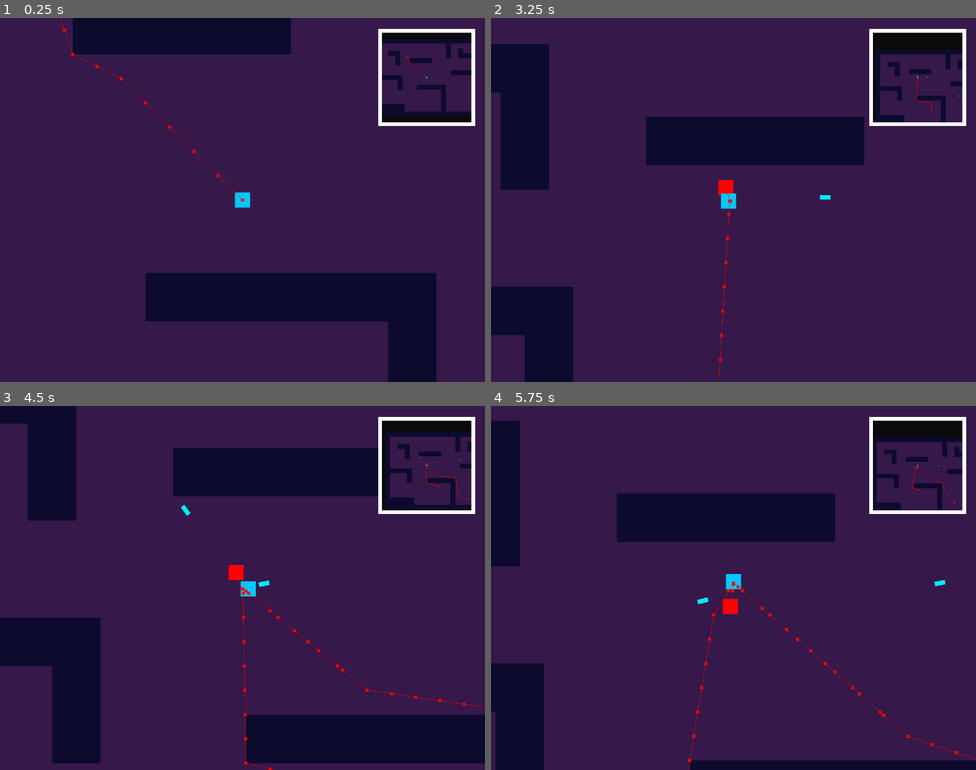
Above: before the commit, frames 1-4 (two rows, left to right).
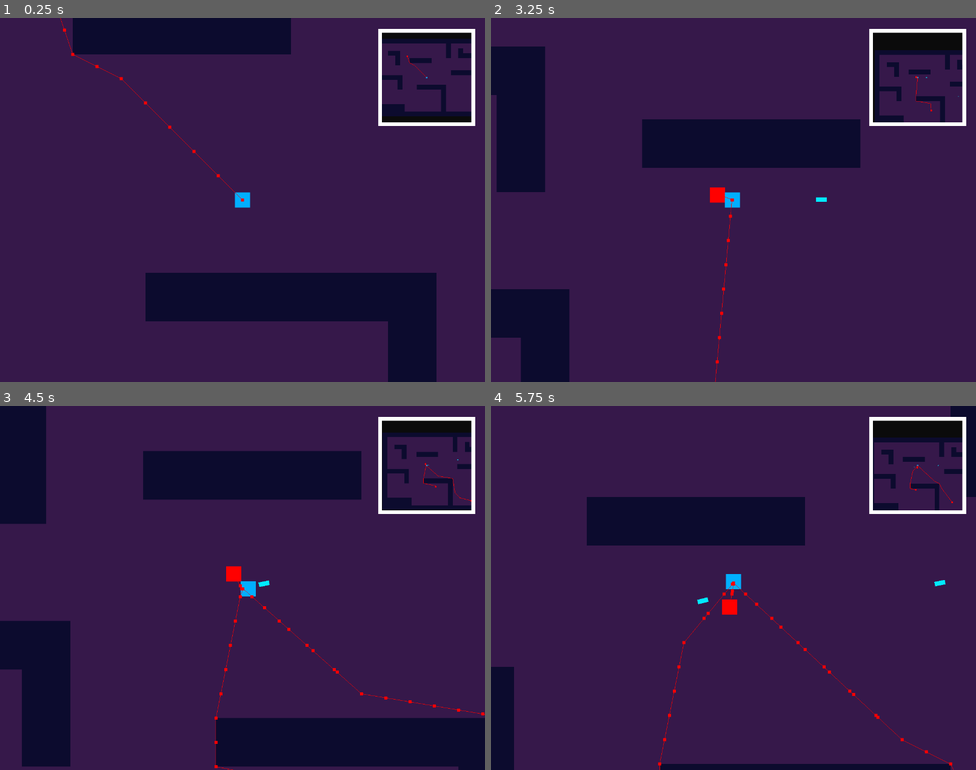
Above: after the commit, the same moments.

Repository: Chebrbober/Geometric-Bullet
Game: Godot game, scene res://stages/game/arena.tscn
The game is run twice, just before and just after one commit, with the same random seed, the same clock (stepped at 60 frames per second) and the same inputs.
Inputs (mouse positions are in pixels of both pictures, inside the frame that each line leads up to):
- Up to frame 1 (0.25 s): no input
- Up to frame 2 (3.25 s): tap Enter at 0.5 s; move the mouse to (709, 272) at 0.52 s; press the mouse at (709, 272) at 0.53 s; hold W (move_up) 0.53-2.03 s; move the mouse to (879, 254) at 1.27 s; release the mouse at (879, 254) at 1.28 s; click (879, 254) at 1.35 s; move the mouse to (588, 145) at 2.02 s; press the mouse at (588, 145) at 2.03 s; hold A (move_left) from 2.03 s (still down); move the mouse to (757, 200) at 2.77 s; release the mouse at (757, 200) at 2.78 s; click (757, 200) at 2.85 s
- Up to frame 3 (4.5 s): move the mouse to (169, 497) at 3.52 s; release A (move_left) at 3.53 s; press the mouse at (169, 497) at 3.53 s; hold S (move_down) 3.53-4.28 s; move the mouse to (349, 569) at 4.27 s; release the mouse at (349, 569) at 4.28 s; hold Right (move_right) from 4.28 s (still down); click (349, 569) at 4.35 s
- Up to frame 4 (5.75 s): move the mouse to (636, 606) at 5.02 s; release Right (move_right) at 5.03 s; press the mouse at (636, 606) at 5.03 s; hold W (move_up) from 5.03 s (still down)

The runs differ from the first frame. In frame 1, 0.1% of the frame differs, in the area x 48-89%, y 16-52%; in frame 2, 2.8%; in frame 3, 13%, in the area x 0-100%, y 0-100%; in frame 4, 9.3%.

Commit message:
Make all entities inherit by entity.tscn

Diff:
--- a/entities/blood_particles.tscn
+++ b/entities/blood_particles.tscn
@@ -6,15 +6,15 @@
 [node name="BloodParticles" type="CPUParticles2D" unique_id=583339663]
 amount = 20
 texture = ExtResource("1_nbij3")
-lifetime = 0.2
-speed_scale = 1.2
+lifetime = 0.4
+speed_scale = 2.0
 explosiveness = 0.96
 emission_shape = 1
 emission_sphere_radius = 18.17
 spread = 166.15
 gravity = Vector2(0, 0)
-initial_velocity_min = 177.89
-initial_velocity_max = 231.99
+initial_velocity_min = 31.75
+initial_velocity_max = 109.9
 scale_amount_min = 0.01
 scale_amount_max = 0.02
 color = Color(1, 0.101960786, 0, 0.68235296)
--- a/entities/enemies/cube_enemy/cube_enemy.tscn
+++ b/entities/enemies/cube_enemy/cube_enemy.tscn
@@ -1,34 +1,30 @@
-[gd_scene format=3 uid="uid://sp88h86xw5qa"]
+[gd_scene format=3 uid="uid://m14ui5weian5"]
 
 [ext_resource type="Script" uid="uid://dvy3skbq6v76n" path="res://entities/enemies/cube_enemy/cube_enemy.gd" id="1_0i51t"]
-[ext_resource type="PackedScene" uid="uid://dlq3etlqanmbc" path="res://entities/blood_particles.tscn" id="2_602vv"]
+[ext_resource type="PackedScene" uid="uid://cidujj1df71d4" path="res://entities/entity.tscn" id="1_602vv"]
 
-[sub_resource type="CircleShape2D" id="CircleShape2D_0i51t"]
+[sub_resource type="CircleShape2D" id="CircleShape2D_602vv"]
 
-[node name="CubeEnemy" type="CharacterBody2D" unique_id=1154238197 groups=["enemies"]]
+[node name="CubeEnemy" unique_id=1118549784 groups=["enemies"] instance=ExtResource("1_602vv")]
 collision_layer = 2
-collision_mask = 15
+collision_mask = 13
 motion_mode = 1
 wall_min_slide_angle = 0.0
-floor_stop_on_slope = false
-floor_block_on_wall = false
-floor_max_angle = 1.6074482
 script = ExtResource("1_0i51t")
 speed = 75.0
 hp = 10
-blood_particles = ExtResource("2_602vv")
 
-[node name="Polygon2D" type="Polygon2D" parent="." unique_id=640375528]
-color = Color(0.9647059, 0.08235294, 0, 1)
+[node name="Polygon2D" parent="." index="0" unique_id=1340460375]
+color = Color(1, 0, 0, 1)
 polygon = PackedVector2Array(-10, -10, -10, 10, 10, 10, 10, -10)
 
-[node name="CollisionShape2D" type="CollisionShape2D" parent="." unique_id=1088213133]
-shape = SubResource("CircleShape2D_0i51t")
+[node name="CollisionShape2D" parent="." index="1" unique_id=2031196477]
+shape = SubResource("CircleShape2D_602vv")
 
-[node name="NavigationAgent2D" type="NavigationAgent2D" parent="." unique_id=1867525500]
+[node name="NavigationAgent2D" type="NavigationAgent2D" parent="." index="2" unique_id=883709038]
 debug_enabled = true
 
-[node name="Timer" type="Timer" parent="." unique_id=106729751]
+[node name="Timer" type="Timer" parent="." index="4" unique_id=420039223]
 wait_time = 0.1
 autostart = true
 
--- a/entities/entity.gd
+++ b/entities/entity.gd
@@ -4,6 +4,8 @@
 @export var speed: float = 100.0
 @export var hp: int = 100
 @export var blood_particles: PackedScene
+@onready var stun_timer: Timer = $StunTimer
+var native_modulate: Color = modulate
 
 signal died
 
@@ -11,6 +13,8 @@
 	hp -= amount
 	if hp <= 0:
 		die()
+	modulate = Color.WHITE
+	stun_timer.start()
 
 func die() -> void:
 	if NodeSpawner.node_creation_parent != null:
@@ -18,3 +22,6 @@
 		blood_particles_instance.rotation = velocity.angle()
 	queue_free()
 	emit_signal("died")
+
+func _on_stun_timer_timeout() -> void:
+	modulate = native_modulate
--- a/entities/entity.tscn
+++ b/entities/entity.tscn
@@ -4,10 +4,16 @@
 [ext_resource type="PackedScene" uid="uid://dlq3etlqanmbc" path="res://entities/blood_particles.tscn" id="2_ep4xq"]
 
 [node name="Entity" type="CharacterBody2D" unique_id=1118549784]
-position = Vector2(0, 4)
+top_level = true
 script = ExtResource("1_jm4vq")
 blood_particles = ExtResource("2_ep4xq")
 
 [node name="Polygon2D" type="Polygon2D" parent="." unique_id=1340460375]
 
 [node name="CollisionShape2D" type="CollisionShape2D" parent="." unique_id=2031196477]
+
+[node name="StunTimer" type="Timer" parent="." unique_id=970213376]
+wait_time = 0.1
+one_shot = true
+
+[connection signal="timeout" from="StunTimer" to="." method="_on_stun_timer_timeout"]
--- a/entities/player/bullet/bullet.gd
+++ b/entities/player/bullet/bullet.gd
@@ -24,6 +24,4 @@
 	if body.is_in_group("enemies"):
 		body.take_damage(NodeSpawner.player.damage)
 		body.modulate = Color.WHITE
-		velocity = -velocity * 6
-		speed = 0
 	queue_free()
--- a/entities/player/player.gd
+++ b/entities/player/player.gd
@@ -23,5 +23,5 @@
 		reload_speed_timer.start()
 		can_shoot = false
 
-func _on_reload_speed_timeout() -> void:
+func _on_reload_speed_timer_timeout() -> void:
 	can_shoot = true
--- a/entities/player/player.tscn
+++ b/entities/player/player.tscn
@@ -1,36 +1,32 @@
-[gd_scene format=3 uid="uid://e0tmh77gscs7"]
+[gd_scene format=3 uid="uid://cj77nbyfou155"]
 
+[ext_resource type="PackedScene" uid="uid://cidujj1df71d4" path="res://entities/entity.tscn" id="1_abrql"]
 [ext_resource type="Script" uid="uid://bko7agf3mofn7" path="res://entities/player/player.gd" id="1_symyc"]
 [ext_resource type="PackedScene" uid="uid://bo53s6r3ew2pw" path="res://entities/player/bullet/bullet.tscn" id="2_abrql"]
-[ext_resource type="PackedScene" uid="uid://dlq3etlqanmbc" path="res://entities/blood_particles.tscn" id="3_sglur"]
 
-[sub_resource type="RectangleShape2D" id="RectangleShape2D_qbpnk"]
-size = Vector2(16, 16)
+[sub_resource type="RectangleShape2D" id="RectangleShape2D_rfe5m"]
+size = Vector2(18, 18)
 
-[node name="Player" type="CharacterBody2D" unique_id=1593354995]
-top_level = true
-collision_mask = 7
-motion_mode = 1
-wall_min_slide_angle = 0.0
-floor_max_angle = 1.6126842
+[node name="Player" unique_id=1118549784 instance=ExtResource("1_abrql")]
+collision_mask = 15
 script = ExtResource("1_symyc")
 bullet = ExtResource("2_abrql")
-blood_particles = ExtResource("3_sglur")
+damage = 1
 
-[node name="Polygon2D" type="Polygon2D" parent="." unique_id=1715562052]
-color = Color(0, 0.75236475, 0.95044476, 1)
+[node name="Polygon2D" parent="." index="0" unique_id=1340460375]
+color = Color(0, 0.6627451, 1, 1)
 polygon = PackedVector2Array(-10, -10, -10, 10, 10, 10, 10, -10)
 
-[node name="CollisionShape2D" type="CollisionShape2D" parent="." unique_id=908035418]
-shape = SubResource("RectangleShape2D_qbpnk")
+[node name="CollisionShape2D" parent="." index="1" unique_id=2031196477]
+shape = SubResource("RectangleShape2D_rfe5m")
 
-[node name="Camera2D" type="Camera2D" parent="." unique_id=940852305]
+[node name="Camera2D" type="Camera2D" parent="." index="2" unique_id=1592504992]
 zoom = Vector2(2, 2)
 position_smoothing_enabled = true
 position_smoothing_speed = 10.0
 rotation_smoothing_enabled = true
 
-[node name="ReloadSpeedTimer" type="Timer" parent="." unique_id=1715331713]
+[node name="ReloadSpeedTimer" type="Timer" parent="." index="4" unique_id=1392139072]
 wait_time = 0.25
 
-[connection signal="timeout" from="ReloadSpeedTimer" to="." method="_on_reload_speed_timeout"]
+[connection signal="timeout" from="ReloadSpeedTimer" to="." method="_on_reload_speed_timer_timeout"]
--- a/stages/game/arena.tscn
+++ b/stages/game/arena.tscn
@@ -53,10 +53,6 @@
 script = ExtResource("1_0hxrk")
 enemy = ExtResource("5_6gq3l")
 
-[node name="Player" parent="." unique_id=1593354995 instance=ExtResource("1_ss5j8")]
-unique_name_in_owner = true
-position = Vector2(640, 480)
-
 [node name="WorldEnvironment" type="WorldEnvironment" parent="." unique_id=873573257]
 environment = SubResource("Environment_0hxrk")
 camera_attributes = SubResource("CameraAttributesPhysical_0hxrk")
@@ -97,4 +93,8 @@
 wait_time = 2.0
 autostart = true
 
+[node name="Player" parent="." unique_id=1118549784 instance=ExtResource("1_ss5j8")]
+unique_name_in_owner = true
+position = Vector2(640, 480)
+
 [connection signal="timeout" from="EnemySpawnTimer" to="." method="_on_enemy_spawn_timer_timeout"]
Not shown: 1 places in stages/game/arena.tscn that only renumber resources
